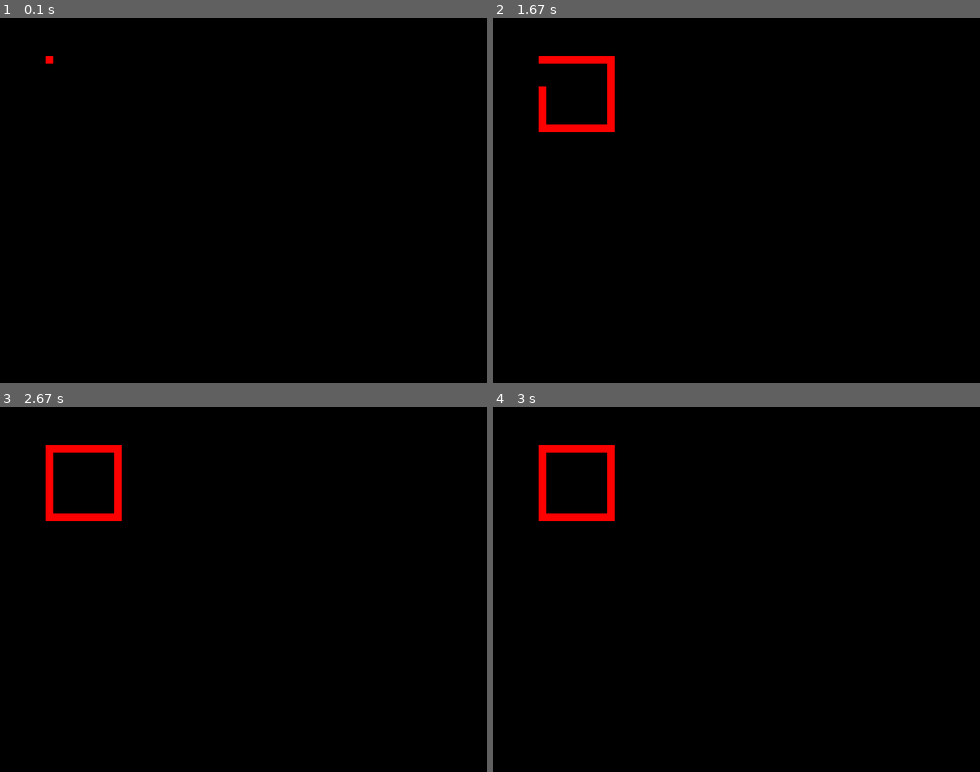
Above: before the commit, frames 1-4 (two rows, left to right).
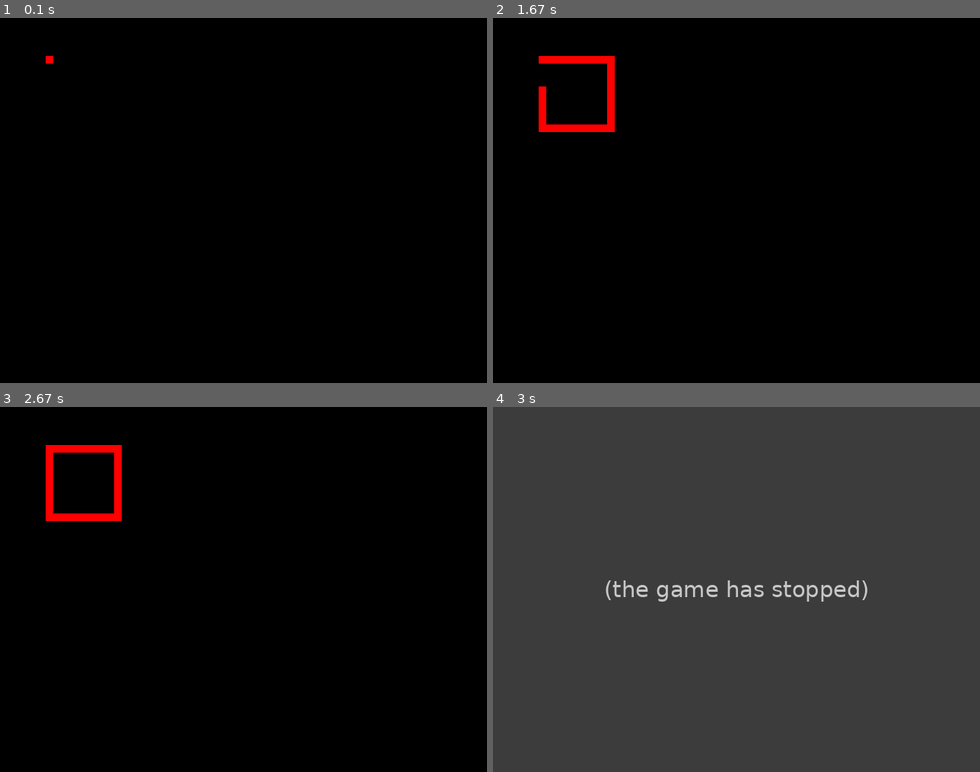
Above: after the commit, the same moments.

Repository: CrazyKroK/python_origins
Game: pygame game, started from pygame/2_Обработка_ввода_и_анимации/Task_2.py
Same seed, same stepped clock (60 frames per second), same inputs: the game is played once before the commit and once after it.
Inputs:
- Up to frame 1 (0.1 s): no input
- Up to frame 2 (1.67 s): no input
- Up to frame 3 (2.67 s): no input
- Up to frame 4 (3 s): no input

Frames 1-3 are identical in both runs. In frame 4, 100% of the frame differs, in the area x 0-100%, y 0-100%.
After the commit the program exited at 2.85 s; later frames show no game.

Commit message:
Update 22.05.2023 16:04

Diff:
--- a/pygame/2_Обработка_ввода_и_анимации/Task_2.py
+++ b/pygame/2_Обработка_ввода_и_анимации/Task_2.py
@@ -28,7 +28,7 @@
             rect.move_ip(0, 10)
             pygame.time.delay(50)
         elif elem == 'stop':
-            pygame.time.delay(10000)
+            pygame.time.delay(1000)
             pygame.quit()
             sys.exit()
 
--- /dev/null
+++ b/pygame/3_Обработка столкновений/2048.py
@@ -0,0 +1,227 @@
+import random
+import sys
+
+import pygame
+from pygame.color import THECOLORS
+
+pygame.init()
+
+WIDTH = 640
+HEIGHT = 450
+
+screen = pygame.display.set_mode((WIDTH, HEIGHT))
+
+
+class ScreenStruck:
+
+    def __init__(self):
+        self.line_length = 450
+        self.line_width = 10
+        self.line_pos = 0
+        self.line_color = THECOLORS['azure3']
+
+        self.cell_pos = {1: None,  # Хранит информацию о том, какие клетки находятся в ячейках
+                         2: None,
+                         3: None,
+                         4: None,
+                         5: None,
+                         6: None,
+                         7: None,
+                         8: None,
+                         9: None,
+                         10: None,
+                         11: None,
+                         12: None,
+                         13: None,
+                         14: None,
+                         15: None,
+                         16: None}
+
+    def draw(self):
+        while True:
+            lines_vert = pygame.Rect(self.line_pos, 0, self.line_width, self.line_length)
+            lines_hor = pygame.Rect(0, self.line_pos, self.line_length, self.line_width)
+            pygame.draw.rect(screen, self.line_color, lines_vert, 0)
+            pygame.draw.rect(screen, self.line_color, lines_hor, 0)
+            if self.line_pos < 440:
+                self.line_pos += 110
+            else:
+                self.line_pos = 0
+                break
+
+
+class Cell:
+
+    def __init__(self, name):
+
+        self.name = name
+        self.coord_dict = {1: [10, 10],
+                           2: [120, 10],
+                           3: [230, 10],
+                           4: [340, 10],
+                           5: [10, 120],
+                           6: [120, 120],
+                           7: [230, 120],
+                           8: [340, 120],
+                           9: [10, 230],
+                           10: [120, 230],
+                           11: [230, 230],
+                           12: [340, 230],
+                           13: [10, 340],
+                           14: [120, 340],
+                           15: [230, 340],
+                           16: [340, 340]}
+
+        self.cell_width = 100
+
+        # self.color_cell = THECOLORS['bisque2']
+        self.color_cell = (random.randint(100, 255), random.randint(100, 255), random.randint(100, 255))  # временно
+        self.color_background = THECOLORS['azure2']
+        self.font = pygame.font.SysFont('calibri', 120, True)
+        self.font_color = THECOLORS['gray29']
+
+        self.text_pos = None
+        self.cell_form = None
+        self.text_number = None
+
+        new_cell_check = False
+        while new_cell_check is False:
+            self.cell_pos_key_try = random.randint(1, 16)
+            if screen_struct.cell_pos[self.cell_pos_key_try] is None:
+                self.cell_pos_key = self.cell_pos_key_try
+                new_cell_check = True
+
+        self.cell_pos = self.coord_dict[self.cell_pos_key]
+        self.number = random.randrange(2, 5, 2)
+        self.pos_move = None
+
+    def draw(self):
+
+        self.text_pos = (self.cell_pos[0] + 18, self.cell_pos[1])
+
+        self.cell_form = pygame.Rect(self.cell_pos, (self.cell_width, self.cell_width))
+        pygame.draw.rect(screen, self.color_cell, self.cell_form, 0)
+
+        self.text_number = self.font.render(str(self.number), True, self.font_color)
+        screen.blit(self.text_number, self.text_pos)
+
+        self.cell_pos_key = cell_pos_calc(self.cell_pos[0], self.cell_pos[1])
+        screen_struct.cell_pos[cell.cell_pos_key] = self.name  # Записывает имя клетки в coord_dict
+
+    def move_left(self):
+        screen_struct.cell_pos[self.cell_pos_key] = None  # Обнуляет имя клетки в coord_dict
+
+        pygame.draw.rect(screen, self.color_background, self.cell_form, 0)
+        self.pos_move = 4 * (self.cell_pos[1] - 10) / 110 + 1  # считает ключ для крайней левой позиции в coord_dict
+        if screen_struct.cell_pos[self.pos_move] is None or screen_struct.cell_pos[self.pos_move] == self.name:
+            self.cell_pos[0] = 10
+        elif screen_struct.cell_pos[self.pos_move + 1] is None or screen_struct.cell_pos[self.pos_move + 1] == self.name:
+            self.cell_pos[0] = 120
+        elif screen_struct.cell_pos[self.pos_move + 2] is None or screen_struct.cell_pos[self.pos_move + 2] == self.name:
+            self.cell_pos[0] = 230
+
+        self.cell_pos_key = cell_pos_calc(self.cell_pos[0], self.cell_pos[1])
+        screen_struct.cell_pos[self.cell_pos_key] = self.name  # Записывает имя клетки в coord_dict
+        self.cell_form = pygame.Rect(self.cell_pos, (self.cell_width, self.cell_width))
+        pygame.draw.rect(screen, self.color_cell, self.cell_form, 0)
+
+    def move_right(self):
+        screen_struct.cell_pos[self.cell_pos_key] = None  # Обнуляет имя клетки в coord_dict
+
+        pygame.draw.rect(screen, self.color_background, self.cell_form, 0)
+        self.pos_move = 4 * (self.cell_pos[1] - 10) / 110 + 4  # считает ключ для крайней правой позиции в coord_dict
+        if screen_struct.cell_pos[self.pos_move] is None or screen_struct.cell_pos[self.pos_move] == self.name:
+            self.cell_pos[0] = 340
+        elif screen_struct.cell_pos[self.pos_move - 1] is None or screen_struct.cell_pos[self.pos_move - 1] == self.name:
+            self.cell_pos[0] = 230
+        elif screen_struct.cell_pos[self.pos_move - 2] is None or screen_struct.cell_pos[self.pos_move - 2] == self.name:
+            self.cell_pos[0] = 120
+
+        self.cell_pos_key = cell_pos_calc(self.cell_pos[0], self.cell_pos[1])
+        screen_struct.cell_pos[self.cell_pos_key] = self.name  # Записывает имя клетки в coord_dict
+        self.cell_form = pygame.Rect(self.cell_pos, (self.cell_width, self.cell_width))
+        pygame.draw.rect(screen, self.color_cell, self.cell_form, 0)
+
+    def move_up(self):
+        screen_struct.cell_pos[self.cell_pos_key] = None  # Обнуляет имя клетки в coord_dict
+
+        pygame.draw.rect(screen, self.color_background, self.cell_form, 0)
+        self.pos_move = (self.cell_pos[0] - 10) / 110 + 1  # считает ключ для крайней верхней позиции в coord_dict
+        if screen_struct.cell_pos[self.pos_move] is None or screen_struct.cell_pos[self.pos_move] == self.name:
+            self.cell_pos[1] = 10
+        elif screen_struct.cell_pos[self.pos_move + 4] is None or screen_struct.cell_pos[self.pos_move + 4] == self.name:
+            self.cell_pos[1] = 120
+        elif screen_struct.cell_pos[self.pos_move + 8] is None or screen_struct.cell_pos[self.pos_move + 8] == self.name:
+            self.cell_pos[1] = 230
+
+        self.cell_pos_key = cell_pos_calc(self.cell_pos[0], self.cell_pos[1])
+        screen_struct.cell_pos[self.cell_pos_key] = self.name  # Записывает имя клетки в coord_dict
+        self.cell_form = pygame.Rect(self.cell_pos, (self.cell_width, self.cell_width))
+        pygame.draw.rect(screen, self.color_cell, self.cell_form, 0)
+
+    def move_down(self):
+        screen_struct.cell_pos[self.cell_pos_key] = None  # Обнуляет имя клетки в coord_dict
+
+        pygame.draw.rect(screen, self.color_background, self.cell_form, 0)
+        self.pos_move = (self.cell_pos[0] - 10) / 110 + 13  # считает ключ для крайней нижней позиции в coord_dict
+        if screen_struct.cell_pos[self.pos_move] is None or screen_struct.cell_pos[self.pos_move] == self.name:
+            self.cell_pos[1] = 340
+        elif screen_struct.cell_pos[self.pos_move - 4] is None or screen_struct.cell_pos[self.pos_move - 4] == self.name:
+            self.cell_pos[1] = 230
+        elif screen_struct.cell_pos[self.pos_move - 8] is None or screen_struct.cell_pos[self.pos_move - 8] == self.name:
+            self.cell_pos[1] = 120
+
+        self.cell_pos_key = cell_pos_calc(self.cell_pos[0], self.cell_pos[1])
+        screen_struct.cell_pos[self.cell_pos_key] = self.name  # Записывает имя клетки в coord_dict
+        self.cell_form = pygame.Rect(self.cell_pos, (self.cell_width, self.cell_width))
+        pygame.draw.rect(screen, self.color_cell, self.cell_form, 0)
+
+
+def cell_pos_calc(coord_x, coord_y):  # считает ключ для coord_dict из координат
+    result = (coord_x - 10) / 110 + 4 * (coord_y - 10) / 110 + 1
+    return result
+
+
+screen_struct = ScreenStruck()
+cells = []
+cell_number = 1
+move_cycle = 1
+check_cycle = 0
+
+while True:
+    screen.fill(THECOLORS['azure2'])
+    screen_struct.draw()
+
+    if move_cycle > check_cycle:
+        cell = Cell('cell_' + str(cell_number))
+        cells.append(cell)
+        cell_number = cell_number + 1
+
+    check_cycle = move_cycle
+
+    for cell in cells:
+        cell.draw()
+
+    for event in pygame.event.get():
+
+        if event.type == pygame.QUIT:
+            pygame.quit()
+            sys.exit()
+
+        if event.type == pygame.KEYDOWN:
+            move_cycle = move_cycle + 1
+            if event.key == pygame.K_LEFT:
+                for cell in cells:
+                    cell.move_left()
+            elif event.key == pygame.K_RIGHT:
+                for cell in cells:
+                    cell.move_right()
+            elif event.key == pygame.K_UP:
+                for cell in cells:
+                    cell.move_up()
+            elif event.key == pygame.K_DOWN:
+                for cell in cells:
+                    cell.move_down()
+
+    pygame.display.flip()
+    # pygame.time.delay(500)
--- /dev/null
+++ b/pygame/3_Обработка столкновений/GunGame.py
@@ -0,0 +1,132 @@
+import random
+import sys
+
+import pygame
+from pygame.color import THECOLORS
+
+pygame.init()
+
+WIDTH = 640
+HEIGHT = 480
+
+screen = pygame.display.set_mode((WIDTH, HEIGHT))
+
+
+class ScoreBoard:
+    def __init__(self):
+        self.shots = 0
+        self.hits = 0
+        self.performance = 0
+        self.font = pygame.font.SysFont('calibri', 20)
+        self.text_shots = self.font.render(str(f'Shots: {self.shots}'), True, THECOLORS['white'])
+        self.text_hits = self.font.render(str(f'Hits: {self.hits}'), True, THECOLORS['white'])
+        self.text_performance = self.font.render(str(f'Performance: {self.performance}%'), True, THECOLORS['white'])
+
+    def draw(self):
+        screen.blit(self.text_shots, (50, 50))
+        screen.blit(self.text_hits, (50, 80))
+        screen.blit(self.text_performance, (50, 110))
+
+    def when_shot(self):
+        self.shots = self.shots + 1
+        self.text_shots = self.font.render(str(f'Shots: {self.shots}'), True, THECOLORS['white'])
+        self.performance = round(self.hits / self.shots * 100)
+        self.text_performance = self.font.render(str(f'Performance: {self.performance}%'), True, THECOLORS['white'])
+
+    def when_hit(self):
+        self.hits = self.hits + 1
+        self.text_hits = self.font.render(str(f'Hits: {self.hits}'), True, THECOLORS['white'])
+        self.performance = round(self.hits / self.shots * 100)
+        self.text_performance = self.font.render(str(f'Performance: {self.performance}%'), True, THECOLORS['white'])
+
+
+class Cannon:
+    def __init__(self):
+        self.color = (172, 127, 127)
+        self.cannon_shape = [(295, 460), (320, 410), (345, 460)]
+
+    def draw(self):
+        pygame.draw.polygon(screen, self.color, self.cannon_shape, 0)
+
+
+class Bullet:
+    def __init__(self):
+        self.center = [320, 405]
+        self.radius = 5
+        self.color = (255, 0, 0)
+        self.speed = 10
+        self.shot_status = 0
+
+    def draw(self):
+        pygame.draw.circle(screen, self.color, self.center, self.radius, 0)
+
+    def move(self):
+        self.center[1] = self.center[1] - self.speed
+        if self.center[1] < 0:
+            self.shot_status = 0
+            self.center[1] = 405
+
+    def when_collide(self):
+        self.shot_status = 0
+        self.center[1] = 405
+
+
+class Target:
+    def __init__(self):
+        self.color = (random.randint(100, 255), random.randint(100, 255), random.randint(100, 255))
+        self.speed = 5
+        self.target = pygame.Rect(295, 0, 50, 20)
+
+    def draw(self):
+        pygame.draw.rect(screen, self.color, self.target, 0)
+
+    def move(self):
+        if self.target[0] <= 0 or self.target[0] >= 590:
+            self.speed = self.speed * - 1
+        self.target[0] = self.target[0] + self.speed
+
+    def when_collide(self):
+        self.color = (random.randint(100, 255), random.randint(100, 255), random.randint(100, 255))
+        self.speed = random.randint(5, 20) * self.speed / abs(self.speed)
+
+
+def collide(target_shape, bullet_center):
+    result = target_shape.collidepoint(bullet_center)
+    return result
+
+
+score_board = ScoreBoard()
+cannon = Cannon()
+bullet = Bullet()
+target = Target()
+
+while True:
+    screen.fill(THECOLORS['black'])
+    cannon.draw()
+
+    bullet.draw()
+    if bullet.shot_status == 1:
+        bullet.move()
+
+    target.draw()
+    target.move()
+
+    if collide(target.target, bullet.center) is True:
+        target.when_collide()
+        bullet.when_collide()
+        score_board.when_hit()
+
+    score_board.draw()
+
+    for event in pygame.event.get():
+
+        if event.type == pygame.KEYDOWN:
+            if event.key == pygame.K_SPACE:
+                bullet.shot_status = 1
+                score_board.when_shot()
+
+        if event.type == pygame.QUIT:
+            pygame.quit()
+            sys.exit()
+    pygame.display.flip()
+    pygame.time.delay(50)
--- /dev/null
+++ b/pygame/3_Обработка столкновений/Test.py
@@ -0,0 +1,52 @@
+# import sys
+# import pygame
+#
+# pygame.init()
+#
+# WIDTH = 640
+# HEIGHT = 480
+#
+# screen = pygame.display.set_mode((WIDTH, HEIGHT))
+#
+# color = (172, 127, 127)
+# cannon_shape = [(295, 460), (320, 410), (345, 460)]
+# pygame.draw.polygon(screen, color, cannon_shape, 0)
+#
+#
+# while True:
+#     for event in pygame.event.get():
+#         if event.type == pygame.QUIT:
+#             pygame.quit()
+#             sys.exit()
+#     pygame.display.flip()
+
+
+# my_list = []
+# n = 0
+# while True:
+#     cell = 'cell_' + str(n)
+#     n = n + 1
+#     my_list.append(cell)
+#     print(my_list)
+
+coord_dict = {1: [10, 10],
+                   2: [120, 10],
+                   3: [230, 10],
+                   4: [340, 10],
+                   5: [10, 120],
+                   6: [120, 120],
+                   7: [230, 120],
+                   8: [340, 120],
+                   9: [10, 230],
+                   10: [120, 230],
+                   11: [230, 230],
+                   12: [340, 230],
+                   13: [10, 340],
+                   14: [120, 340],
+                   15: [230, 340],
+                   16: [340, 340]}
+
+for value in coord_dict:
+    coord_dict[value] = 0
+
+print(coord_dict)
